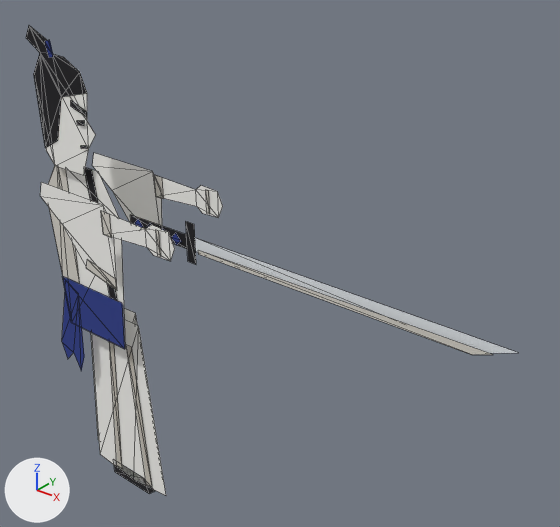
The glTF model public/models/puppet.glb: old version first, new version second.
Rendered twice from a 50 mm camera at (2.58, -1.89, 2.78) aimed at (0.89, 0.23, 1.47). Arrows for +X, +Y and +Z are at lower left; the lights stay in place. The older version comes first. Mesh edges are drawn as thin lines. Where no turn or scale is listed for an object, it has been applied to the vertices.

Names of what the first picture shows: 'armBL', 'armBU', 'armFL', 'armFU', 'footF', 'head', 'legB', 'legF', 'sword', 'torso'.
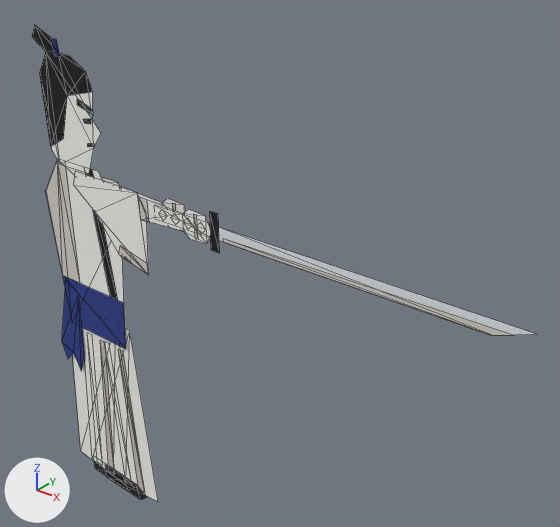
Changed parts and their boxes [x1, y1, x2, y2] in the pictures (560 x 527 px):
```json
{"object": "sword", "change": "moved", "before": [130, 215, 518, 355], "after": [208, 211, 535, 336]}
{"object": "legF", "change": "moved", "before": [92, 320, 166, 496], "after": [82, 327, 158, 501]}
{"object": "armFU", "change": "moved", "before": [40, 182, 117, 290], "after": [74, 171, 149, 275]}
{"object": "head", "change": "moved", "before": [26, 26, 96, 175], "after": [32, 25, 101, 173]}
{"object": "armFL", "change": "moved", "before": [101, 211, 175, 261], "after": [139, 197, 211, 244]}
{"object": "armBU", "change": "moved", "before": [92, 153, 162, 226], "after": [101, 177, 129, 262], "on screen": "mostly hidden afterwards"}
{"object": "armBL", "change": "moved", "before": [154, 175, 223, 218], "after": [138, 194, 186, 231]}
{"object": "legB", "change": "moved", "before": [91, 308, 138, 440], "after": [73, 332, 92, 459], "on screen": "mostly hidden before"}
{"object": "footF", "change": "moved", "before": [113, 459, 155, 494], "after": [105, 465, 147, 499]}
{"object": "footB", "change": "moved", "after": [94, 461, 107, 476], "on screen": "not visible before"}
```

Edits to the scene script, one JSON object a line:
```json
{"op": "set", "path": "ob_armbl.location", "old": "(0.24, 0.2, 1.65)", "new": "(0.24, 0.015, 1.65)"}
{"op": "set", "path": "ob_armbu.location", "old": "(-0.08, 0.2, 1.65)", "new": "(-0.08, 0.016, 1.65)"}
{"op": "set", "path": "ob_armfl.location", "old": "(0.38, -0.2, 1.65)", "new": "(0.38, -0.014, 1.65)"}
{"op": "set", "path": "ob_armfu.location", "old": "(0.06, -0.18, 1.65)", "new": "(0.06, -0.012, 1.65)"}
{"op": "set", "path": "ob_footb.location", "old": "(-0.07, 0.13, 0.03)", "new": "(-0.07, 0.011, 0.03)"}
{"op": "set", "path": "ob_footf.location", "old": "(0.03, 0.06, 0.03)", "new": "(0.03, 0.006, 0.03)"}
{"op": "set", "path": "ob_head.location", "old": "(0.0, -0.03, 1.74)", "new": "(0.0, -0.003, 1.74)"}
{"op": "set", "path": "ob_legb.location", "old": "(-0.05, 0.13, 0.95)", "new": "(-0.05, 0.012, 0.95)"}
{"op": "set", "path": "ob_legf.location", "old": "(0.05, 0.06, 0.95)", "new": "(0.05, 0.007, 0.95)"}
{"op": "set", "path": "ob_sword.location", "old": "(0.76, -0.13, 1.65)", "new": "(0.76, -0.008, 1.65)"}
```
